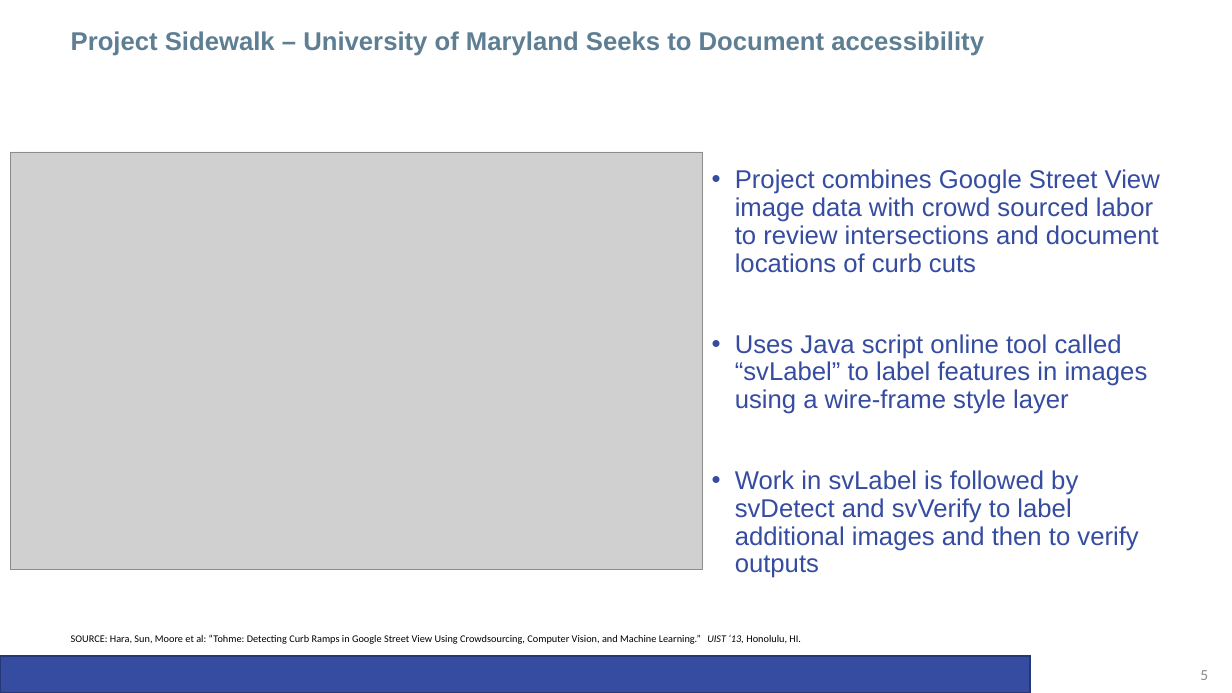
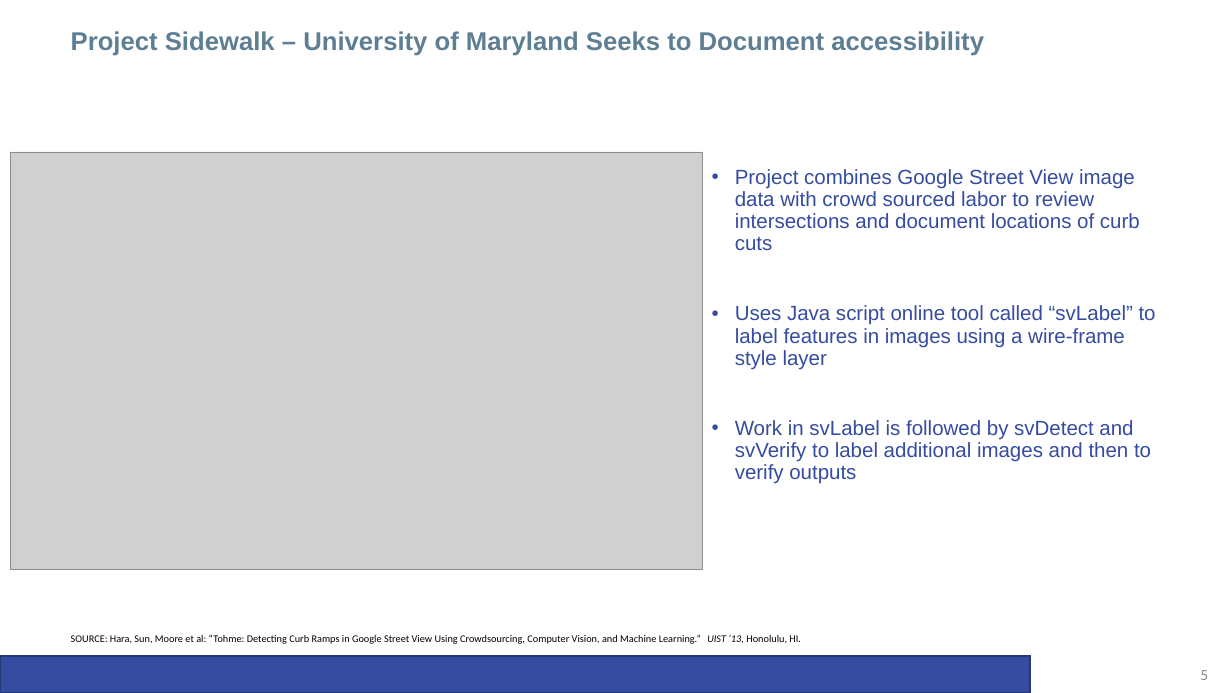
Before and after one commit to anabbott/CapstoneProject, a slide deck: slide 5 of CafeTalks/20170604_CafeTalkIPresentation_v03.pptx. Drawn at 1232x693 pixels with LibreOffice and Linux fonts; fonts in the diff are those of the drawing; grey boxes stand for pictures; background and template pictures are left out. Boxes give left, top, right and bottom in pixels: in the first picture for what was removed or moved away, otherwise in the second. Text is boxed around its words. In the diff, an @@ line names an element or a change of style, - is before the commit and + after.

```diff
--- a/CafeTalks/20170604_CafeTalkIPresentation_v03.pptx
+++ b/CafeTalks/20170604_CafeTalkIPresentation_v03.pptx
@@ text "Project combines Google Street View ..." at (x1=735, y1=169, x2=1156, y2=484): size 20 to 16 pt @@
```
Also in this commit, not shown: 5 other slides changed, 2 other files.
